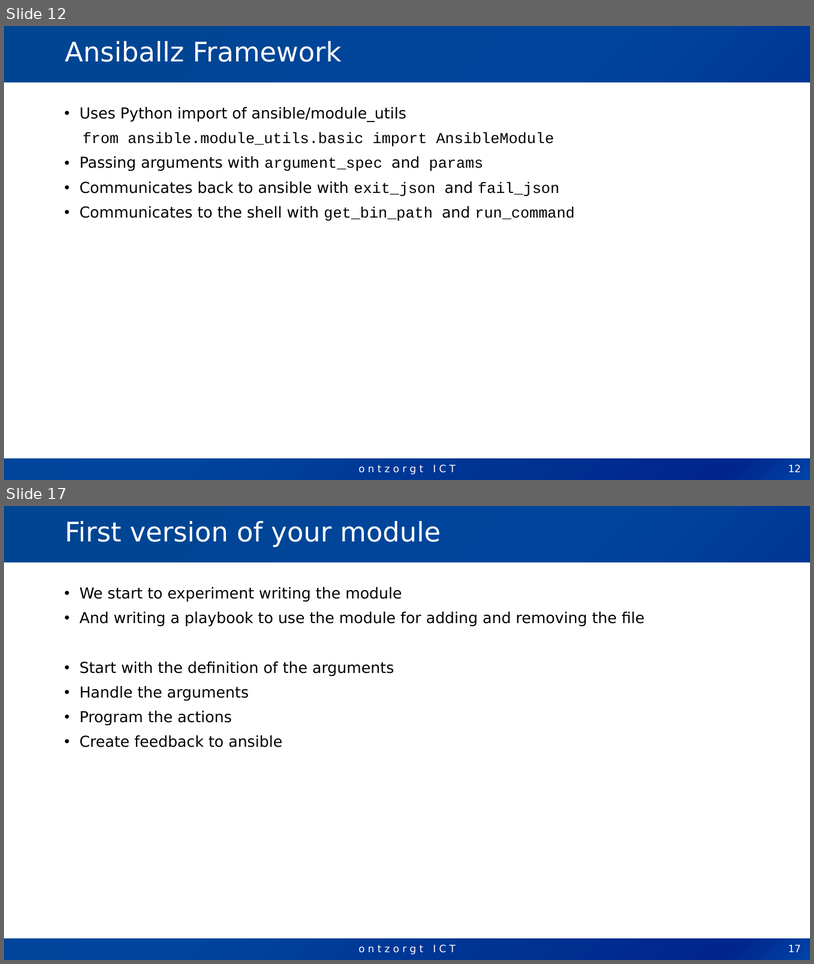
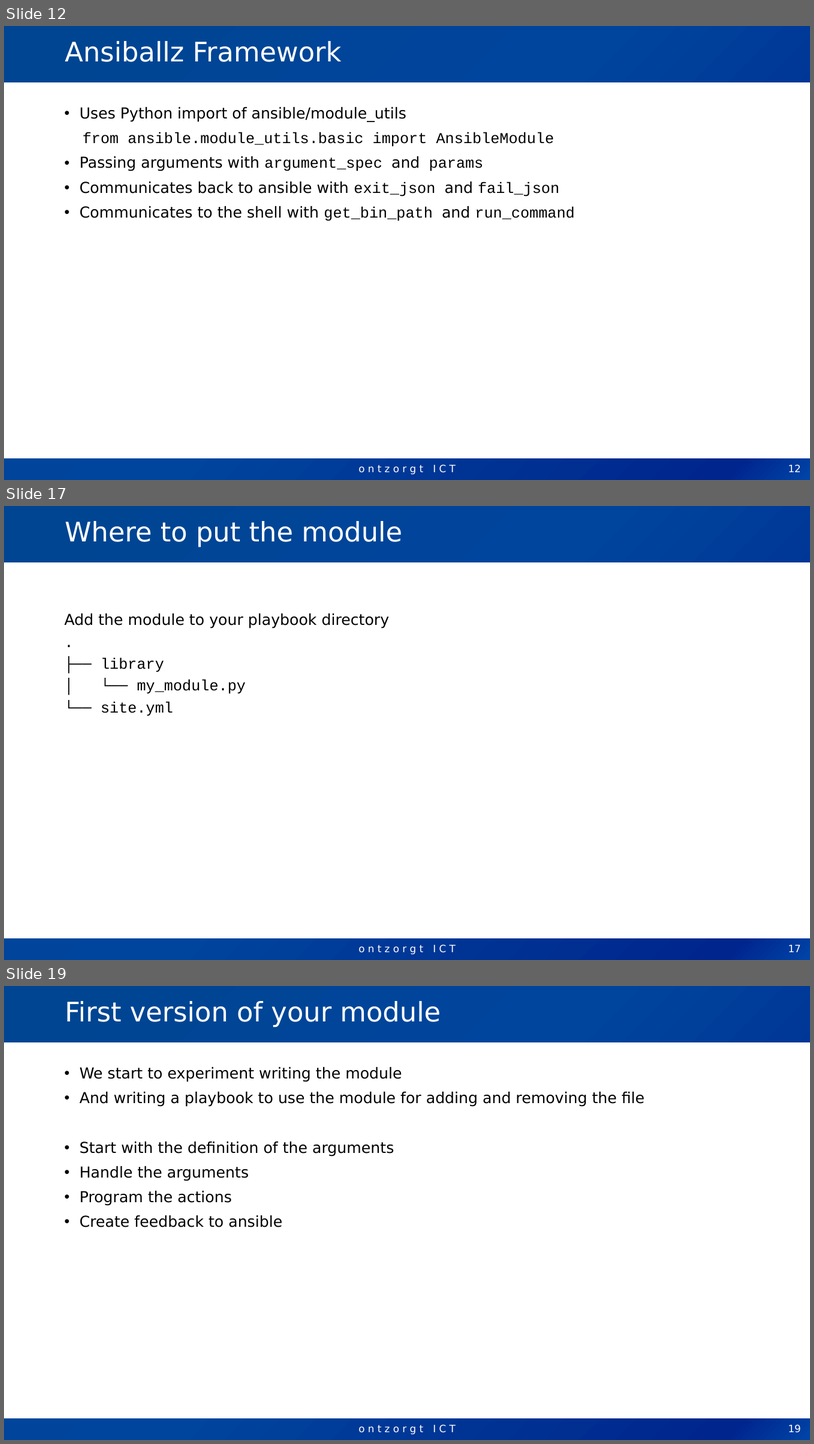
Before and after one commit to molekuul/modules_workshop, a slide deck: Workshop writing Ansible Module.pptx. Shown one above the other, each under a label of ours: slides 12 and 17 before the commit, slides 12, 17 and 19 after it; the slides between them are not shown. The pictures are 814x964 and 814x1444 pixels, drawn with LibreOffice and Linux fonts; fonts in the diff are those of the drawing; background and template pictures are left out. Boxes give left, top, right and bottom in pixels: in the first picture for what was removed or moved away, otherwise in the second. Text is boxed around its words. In the diff, an @@ line names an element or a change of style, - is before the commit and + after.

```diff
--- a/Workshop writing Ansible Module.pptx
+++ b/Workshop writing Ansible Module.pptx
@@ slide 17 added at box(4, 506, 810, 960), background #FFFFFF; not listed: 3 template elements that a slide beside it also shows @@
@@ title added at box(65, 521, 402, 547), 32 pt, text #FFFFFF @@
+Where to put the module
@@ text added at box(65, 613, 390, 716), 18 pt, text #000000 @@
+Add the module to your playbook directory
+.
+├── library
+│ └── my_module.py
+└── site.yml
@@ page number added at box(789, 944, 801, 952), 12 pt, text #FFFFFF @@
+17
@@ what was slide 17 is now slide 19 @@
@@ page number at box(789, 1424, 801, 1432): text changed @@
-17
+19
```
Also in this commit, not shown: 10 slides changed, 2 other slides added, 1 other file.
